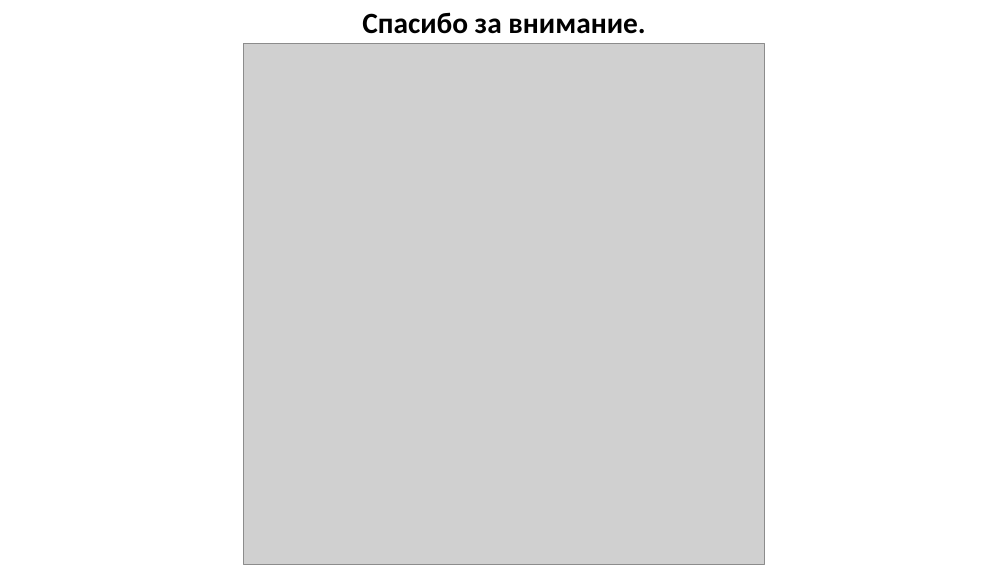
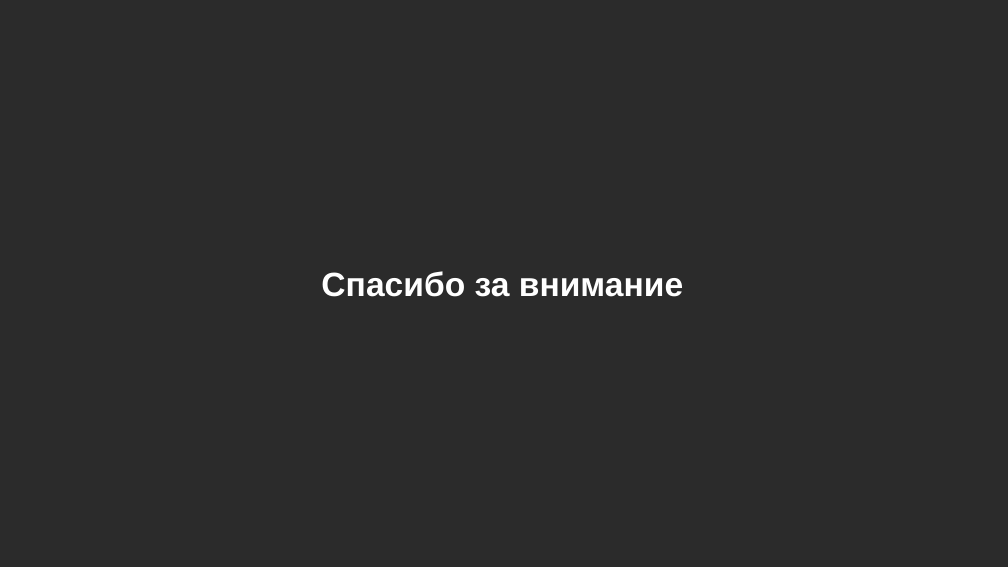
Before and after one commit to MUCTR-IKT-CPP/cpp_course, a slide deck: slide 29 of Лекции/2022/6/Абстрактные классы.pptx (slide 20 before the commit). Drawn at 1008x567 pixels with LibreOffice and Linux fonts; fonts in the diff are those of the drawing; grey boxes stand for pictures; background and template pictures are left out; a plain dark background stands for a picture behind light text. Boxes give left, top, right and bottom in pixels: in the first picture for what was removed or moved away, otherwise in the second. Text is boxed around its words. In the diff, an @@ line names an element or a change of style, - is before the commit and + after.

```diff
--- a/Лекции/2022/6/Абстрактные классы.pptx
+++ b/Лекции/2022/6/Абстрактные классы.pptx
@@ background #FFFFFF to picture (left out) @@
@@ picture removed at (243,43,765,564) @@
@@ text at (321,271,683,297): text changed; size 28 to 32 pt; font Calibri to Arial; text colour #000000 to #FFFFFF @@
-Спасибо за внимание.
+Спасибо за внимание
```
Also in this commit, not shown: 18 other slides changed, 10 slides added, 1 slide removed, 4 other files.
